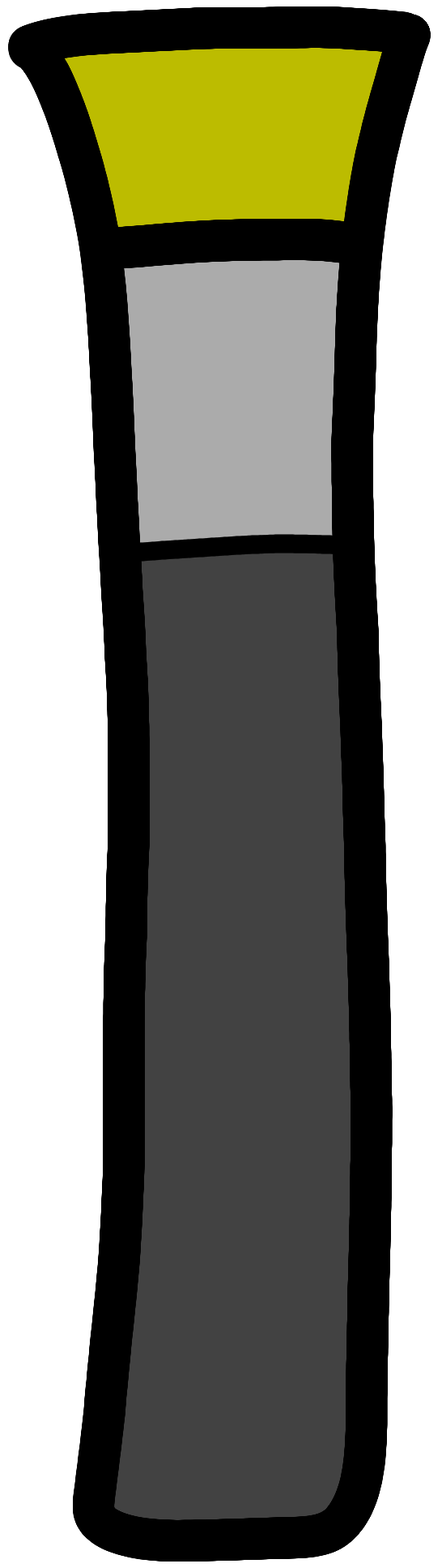
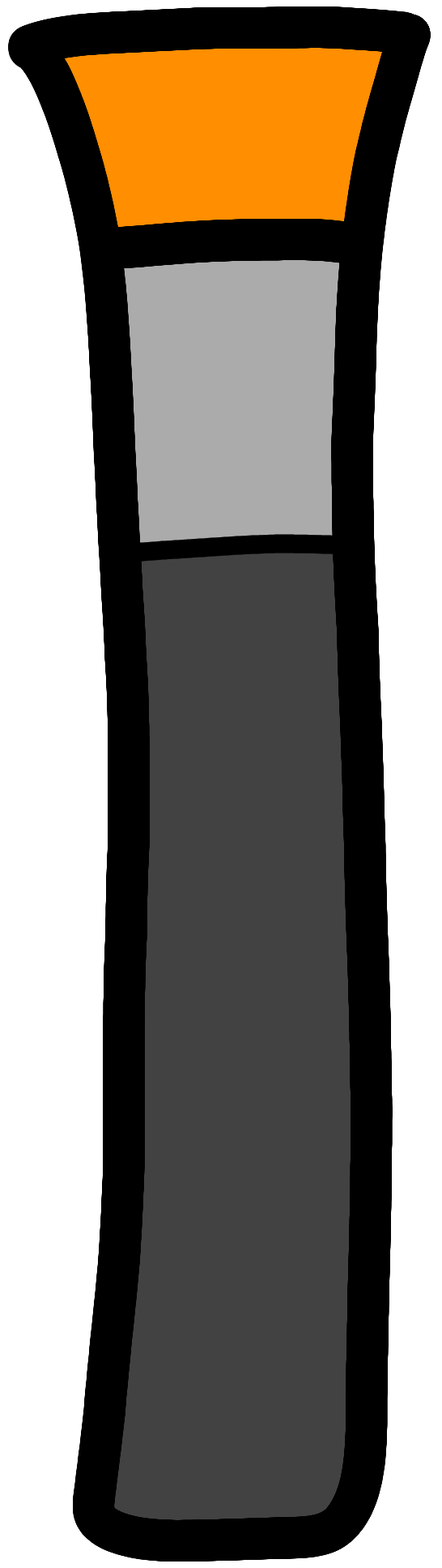
Layered file, before and after one edit (442 x 1568). Changes by layer:
painted on "color #1" over [64, 47, 383, 228]
